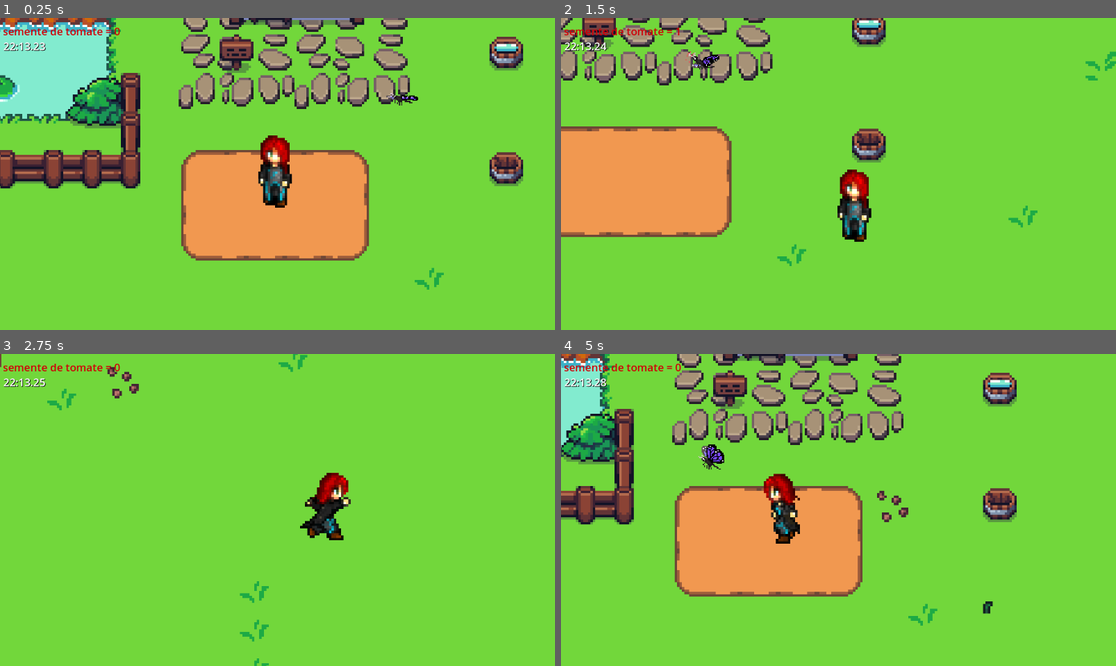
Above: before the commit, frames 1-4 (two rows, left to right).
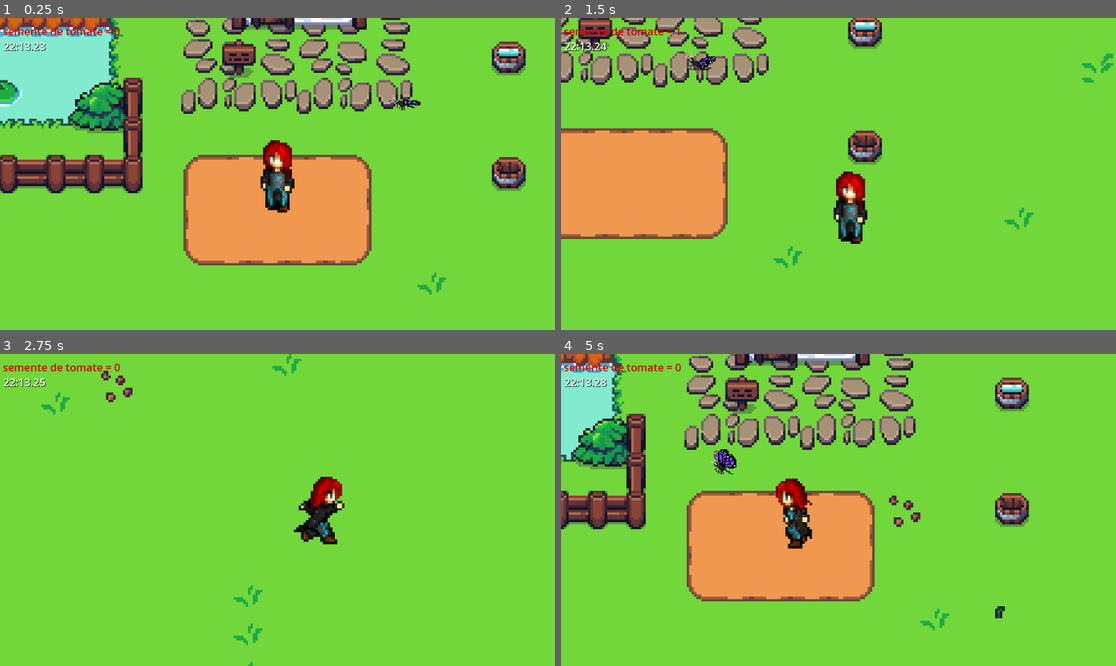
Above: after the commit, the same moments.

Repository: sembask/game-farm
Game: Godot game, scene res://principal.tscn
Same seed, same stepped clock (60 frames per second), same inputs: the game is played once before the commit and once after it.
Inputs:
- Up to frame 1 (0.25 s): no input
- Up to frame 2 (1.5 s): tap Enter (ui_accept) at 0.5, 0.77 s; hold Right (ui_right) 0.53-1.28 s; tap F (acao_geral) at 0.6, 1.35 s; hold Down (ui_down) from 1.28 s (still down)
- Up to frame 3 (2.75 s): tap Enter (ui_accept) at 1.52 s; release Down (ui_down) at 2.03 s; hold Right (ui_right) from 2.03 s (still down); tap C (colher) at 2.1 s; tap F (acao_geral) at 2.3 s
- Up to frame 4 (5 s): release Right (ui_right) at 2.78 s; hold Up (ui_up) 2.78-3.53 s; tap F (acao_geral) at 2.85, 3.6, 4.55 s; tap Enter (ui_accept) at 3.02, 3.77, 4.52 s; hold Left (ui_left) from 3.53 s (still down); tap C (colher) at 4.35 s

The runs differ from the first frame. In frame 1, 18% of the frame differs, in the area x 0-95%, y 0-89%; in frame 2, 8.3%; in frame 3, 2.2%; in frame 4, 22%, in the area x 0-85%, y 0-89%.

Commit message:
ajustes

Diff:
--- /dev/null
+++ b/camera_2d.gd
@@ -0,0 +1,11 @@
+extends Camera2D
+
+
+# Called when the node enters the scene tree for the first time.
+func _ready() -> void:
+	pass # Replace with function body.
+
+
+# Called every frame. 'delta' is the elapsed time since the previous frame.
+func _process(delta: float) -> void:
+	pass
--- a/fazendeiro.tscn
+++ b/fazendeiro.tscn
@@ -230,12 +230,15 @@
 size = Vector2(11, 9)
 
 [node name="fazendeiro" type="CharacterBody2D"]
+texture_filter = 1
 script = ExtResource("1_j3qx3")
 
 [node name="AnimatedSprite2D" type="AnimatedSprite2D" parent="."]
+texture_filter = 1
 sprite_frames = SubResource("SpriteFrames_m1url")
-animation = &"parado"
+animation = &"andando_direita_loop"
 autoplay = "parado"
+frame_progress = 0.540433
 
 [node name="CollisionShape2D" type="CollisionShape2D" parent="."]
 position = Vector2(-0.5, 10.5)
--- a/interior_casa.tscn
+++ b/interior_casa.tscn
@@ -137,6 +137,21 @@
 [sub_resource type="RectangleShape2D" id="RectangleShape2D_ro7s7"]
 size = Vector2(15, 29)
 
+[sub_resource type="Animation" id="Animation_37e4n"]
+length = 0.001
+tracks/0/type = "value"
+tracks/0/imported = false
+tracks/0/enabled = true
+tracks/0/path = NodePath(".:visible_ratio")
+tracks/0/interp = 1
+tracks/0/loop_wrap = true
+tracks/0/keys = {
+"times": PackedFloat32Array(0),
+"transitions": PackedFloat32Array(1),
+"update": 0,
+"values": [0.0]
+}
+
 [sub_resource type="Animation" id="Animation_syapi"]
 resource_name = "texto_da_cama"
 length = 6.0
@@ -153,21 +168,6 @@
 "values": [0.0, 1.0]
 }
 
-[sub_resource type="Animation" id="Animation_37e4n"]
-length = 0.001
-tracks/0/type = "value"
-tracks/0/imported = false
-tracks/0/enabled = true
-tracks/0/path = NodePath(".:visible_ratio")
-tracks/0/interp = 1
-tracks/0/loop_wrap = true
-tracks/0/keys = {
-"times": PackedFloat32Array(0),
-"transitions": PackedFloat32Array(1),
-"update": 0,
-"values": [0.0]
-}
-
 [sub_resource type="AnimationLibrary" id="AnimationLibrary_xf8s8"]
 _data = {
 "RESET": SubResource("Animation_37e4n"),
--- a/principal.tscn
+++ b/principal.tscn
@@ -1,10 +1,11 @@
-[gd_scene load_steps=48 format=3 uid="uid://1co8kde8jh8o"]
+[gd_scene load_steps=49 format=3 uid="uid://1co8kde8jh8o"]
 
 [ext_resource type="Script" path="res://principal.gd" id="1_3wi37"]
 [ext_resource type="PackedScene" uid="uid://bol83d378ny7e" path="res://cenario_grama.tscn" id="1_xk2ef"]
 [ext_resource type="PackedScene" uid="uid://bn81oq4b5crva" path="res://fazendeiro.tscn" id="2_21288"]
 [ext_resource type="Texture2D" uid="uid://b6rk1vm5kb7eo" path="res://objects/Crop_Spritesheet.png" id="3_2716u"]
 [ext_resource type="Script" path="res://tomate.gd" id="3_ilj2h"]
+[ext_resource type="Script" path="res://camera_2d.gd" id="4_yyqu6"]
 [ext_resource type="Texture2D" uid="uid://cm8oldbq86hmq" path="res://tilemaps/summer tilemap.png" id="5_34xov"]
 [ext_resource type="Texture2D" uid="uid://dufhwjoilgeq2" path="res://objects/butterfly spritesheet.png" id="6_76etf"]
 [ext_resource type="Script" path="res://data_e_hora.gd" id="8_dcdon"]
@@ -315,9 +316,11 @@
 autoplay = ""
 
 [node name="Camera2D" type="Camera2D" parent="fazendeiro"]
-position = Vector2(1, 2)
 zoom = Vector2(5, 5)
+process_callback = 0
 position_smoothing_enabled = true
+position_smoothing_speed = 6.0
+script = ExtResource("4_yyqu6")
 
 [node name="tomate" type="Area2D" parent="."]
 position = Vector2(359, 263)
@@ -398,7 +401,7 @@
 sprite_frames = SubResource("SpriteFrames_sh31j")
 animation = &"voando"
 autoplay = "voando"
-frame_progress = 0.51217
+frame_progress = 0.645546
 
 [node name="CollisionShape2D" type="CollisionShape2D" parent="borboleta"]
 position = Vector2(512.5, 229.5)
@@ -425,7 +428,6 @@
 physics_material_override = SubResource("PhysicsMaterial_l3hyl")
 
 [node name="CollisionShape2DPortaWall" type="CollisionShape2D" parent="porta_static"]
-visible = false
 position = Vector2(0, 0.171875)
 shape = SubResource("RectangleShape2D_ivm16")
 
